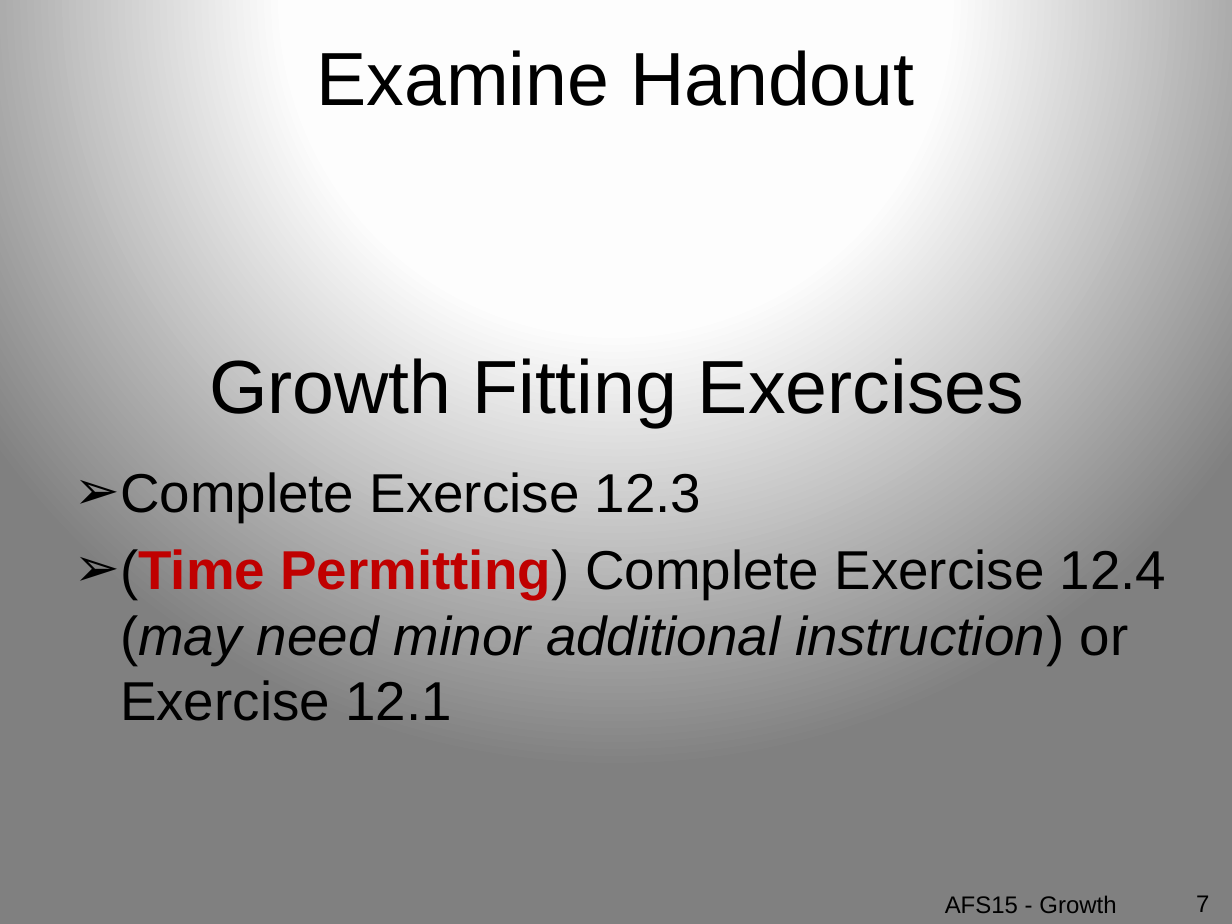
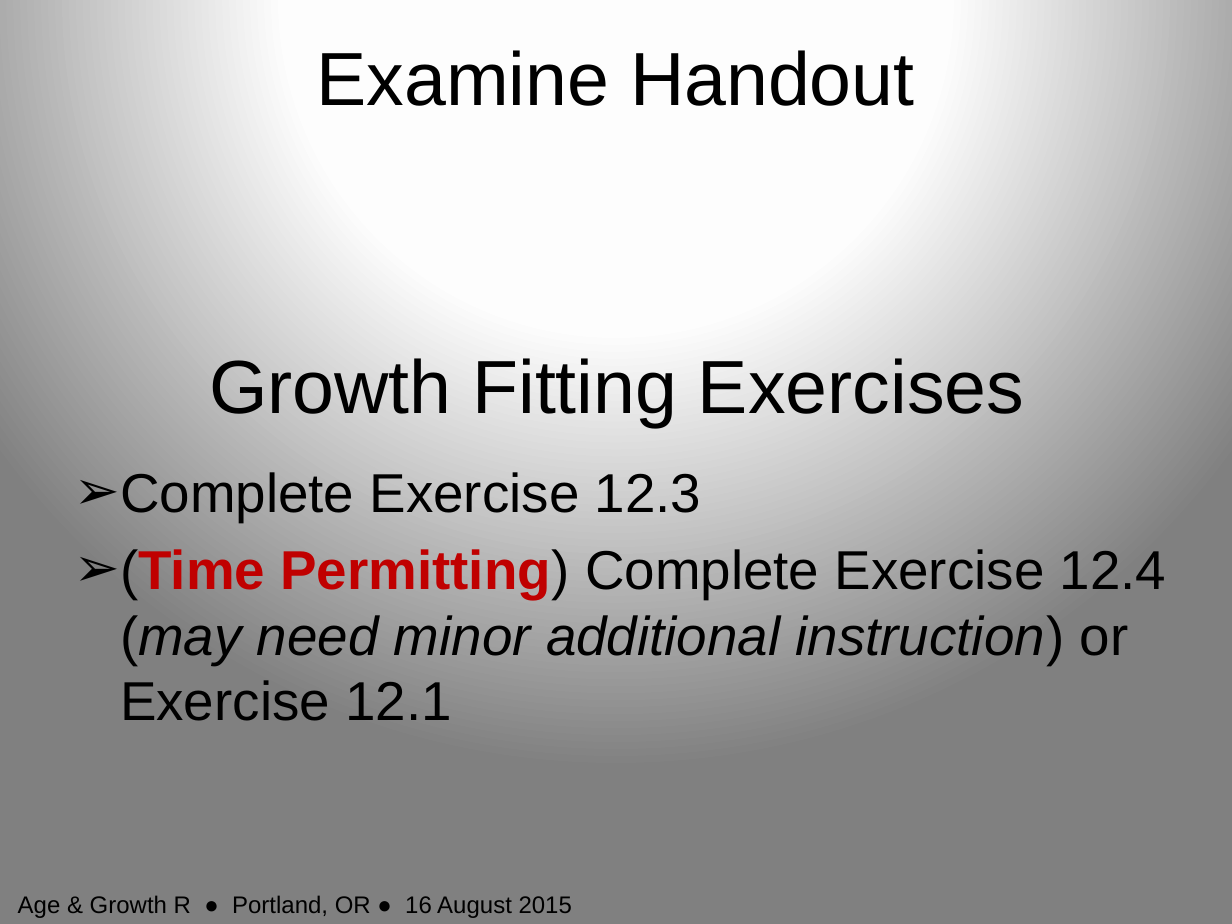
Before and after one commit to droglenc/AFSPortland2015, a slide deck: slide 7 of Slides/04_Growth.pptx. Drawn at 1232x924 pixels with LibreOffice and Linux fonts; fonts in the diff are those of the drawing. Boxes give left, top, right and bottom in pixels: in the first picture for what was removed or moved away, otherwise in the second. Text is boxed around its words. In the diff, an @@ line names an element or a change of style, - is before the commit and + after.

```diff
--- a/Slides/04_Growth.pptx
+++ b/Slides/04_Growth.pptx
@@ text at (18,895,572,918): text changed @@
-AFS15 - Growth
+Age & Growth R ● Portland, OR ● 16 August 2015
@@ page number removed at (1196,895,1209,912) @@
-7
```
Also in this commit, not shown: 8 other slides changed, 16 other files.
